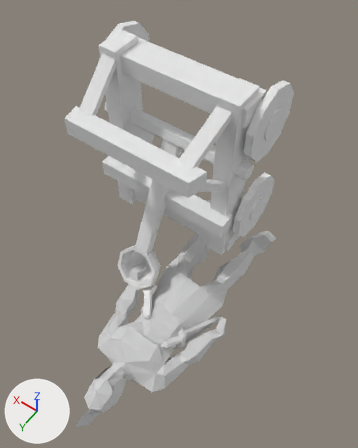
A saved change to the Blender file techs/megapack/romans/catapult_die.blend.
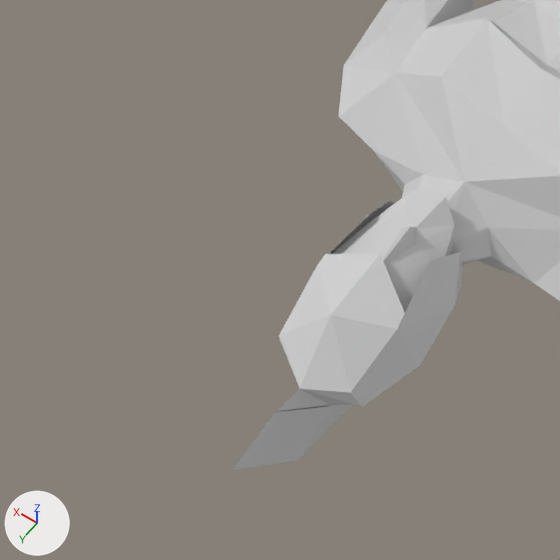
Each version is shown whole from a camera (50 mm lens) standing at (-1.83, 3.04, 3.04) and looking at (-0.34, 0.97, -0.22), then close up on the part from 6% to 41% of the width and 72% to 100% of the height. Every picture has the same lights, and +X, +Y and +Z are marked at lower left.

The first close-up shows 'Cylinder.001_Material'.
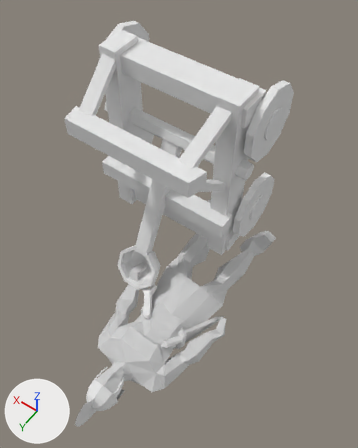
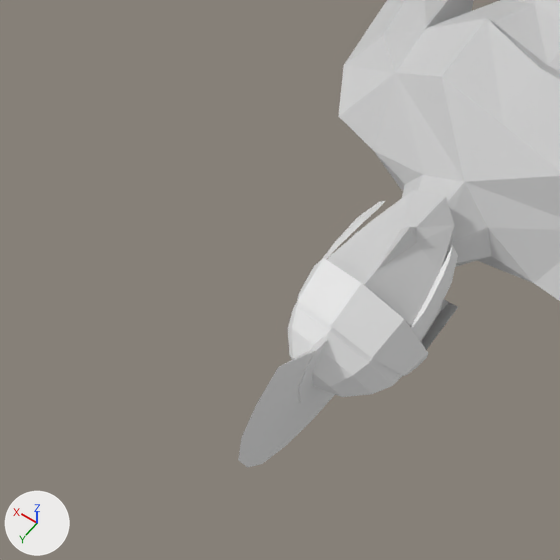
Changed parts and their boxes (x1, y1, x2, y2) in the close-ups (560 x 560 px):
'Cylinder.001_Material', reshaped
    before: (233, 0, 560, 470)
    after: (327, 0, 560, 342)
'speer_man_st_Material', added
    after: (238, 201, 458, 468)
part 1 of me_cylinder_001_material, deleted
    before: (277, 201, 463, 411)
part 2 of me_cylinder_001_material, deleted
    before: (233, 405, 352, 470)

The change in detail:
Material 'Materialspee.001' (mat_materialspee_001) is new.
Its base color is (0.8, 0.8, 0.8) (white #e7e7e7).
me_cylinder_001_material has 452 vertices, 851 faces and spans x -0.56..0.56, y -0.03..2.55, z -0.29..0.3.
me_cylinder_001_material is used by ob_cylinder_001_material; location (-0.44, 0.023, -1.268).
me_cylinder_001_material part 1: the loose piece of 38 vertices spanning x -0.14..0.14, y 1.98..2.43, z -0.11..0.24 is deleted.
me_cylinder_001_material part 2: the loose piece of 11 vertices spanning x -0.02..0.02, y 1.99..2.55, z -0.25..0.14 is deleted.
Mesh me_speer_man_st_material is new.
It has 155 vertices, 278 faces and spans x -0.142..0.142, y -0.267..0.267, z -0.258..0.258.
It uses material mat_materialspee_001 (its picture is missing).
Object 'speer_man_st_Material' (ob_speer_man_st_material) is new; it shows me_speer_man_st_material.
Its location is (-0.433, 2.289, -1.188).
Its rotation in degrees is (0.6, -4, -0).
Its scale is (1.0, 1.0, 1.0).
